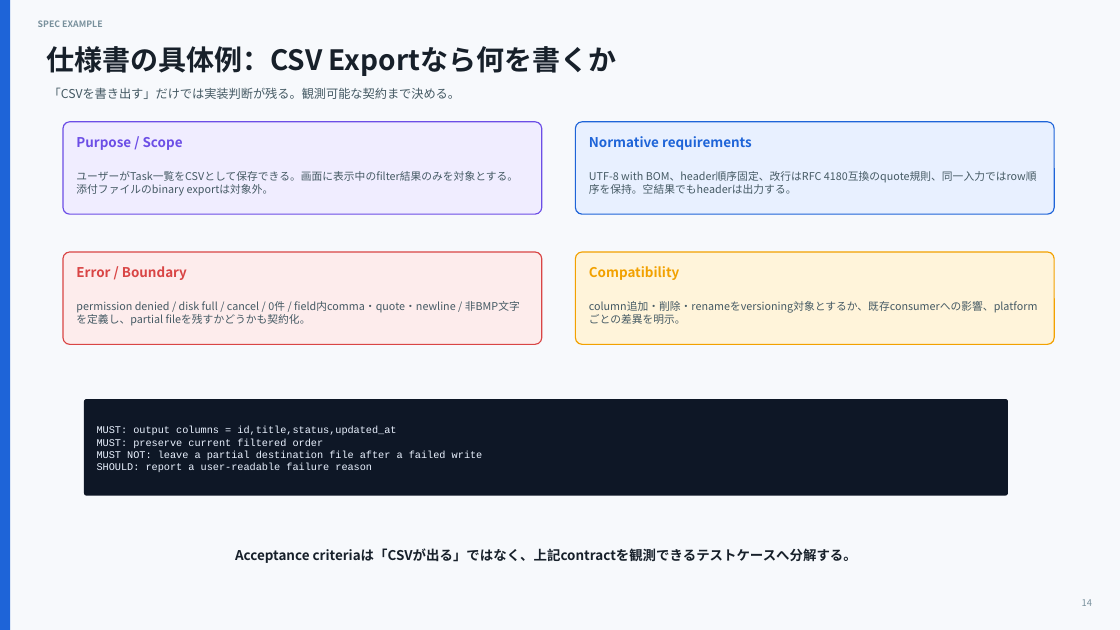
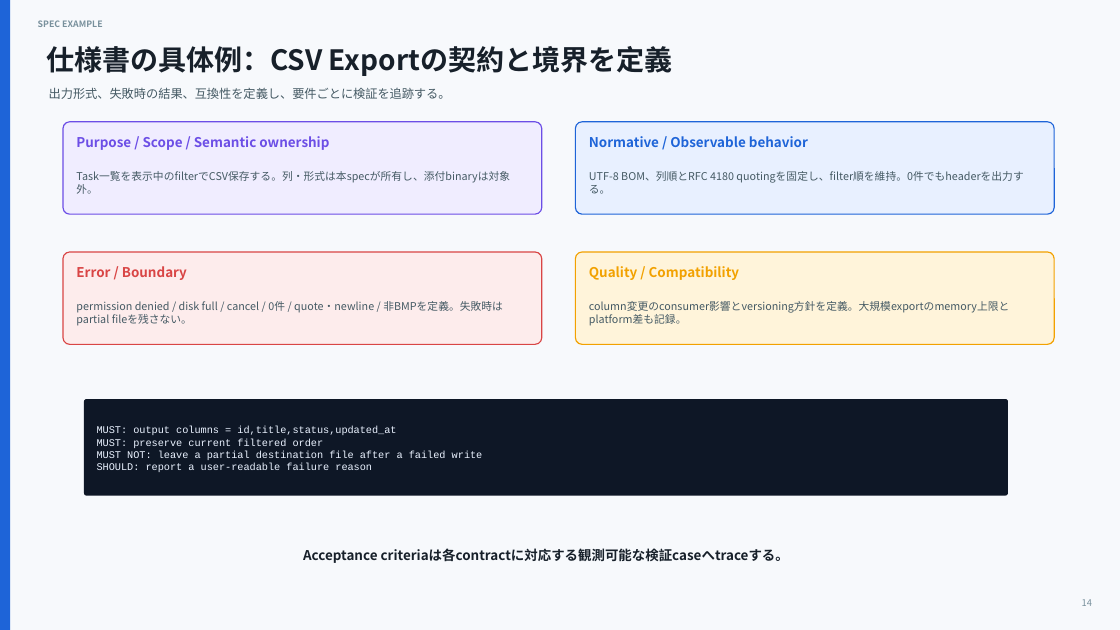
Before and after one commit to puchinya/ai-agent-project-template, a slide deck: slide 14 of docs/presentations/ai-agent-project-template-introduction.pptx. Drawn at 1120x630 pixels with LibreOffice and Linux fonts; fonts in the diff are those of the drawing. Boxes give left, top, right and bottom in pixels: in the first picture for what was removed or moved away, otherwise in the second. Text is boxed around its words. In the diff, an @@ line names an element or a change of style, - is before the commit and + after.

```diff
--- a/docs/presentations/ai-agent-project-template-introduction.pptx
+++ b/docs/presentations/ai-agent-project-template-introduction.pptx
@@ text at [46, 46, 672, 76]: text changed @@
-仕様書の具体例：CSV Exportなら何を書くか
+仕様書の具体例：CSV Exportの契約と境界を定義
@@ text at [49, 87, 451, 99]: text changed @@
-「CSVを書き出す」だけでは実装判断が残る。観測可能な契約まで決める。
+出力形式、失敗時の結果、互換性を定義し、要件ごとに検証を追跡する。
@@ text at [76, 136, 329, 150]: text changed @@
-Purpose / Scope
+Purpose / Scope / Semantic ownership
@@ text at [589, 136, 808, 147]: text changed @@
-Normative requirements
+Normative / Observable behavior
@@ text at [76, 171, 510, 194]: text changed @@
-ユーザーがTask一覧をCSVとして保存できる。画面に表示中のfilter結果のみを対象とする。添付ファイルのbinary exportは対象外。
+Task一覧を表示中のfilterでCSV保存する。列・形式は本specが所有し、添付binaryは対象外。
@@ text at [589, 171, 1023, 194]: text changed @@
-UTF-8 with BOM、header順序固定、改行はRFC 4180互換のquote規則、同一入力ではrow順序を保持。空結果でもheaderは出力する。
+UTF-8 BOM、列順とRFC 4180 quotingを固定し、filter順を維持。0件でもheaderを出力する。
@@ text at [589, 266, 740, 280]: text changed @@
-Compatibility
+Quality / Compatibility
@@ text at [76, 301, 503, 326]: text changed @@
-permission denied / disk full / cancel / 0件 / field内comma・quote・newline / 非BMP文字を定義し、partial fileを残すかどうかも契約化。
+permission denied / disk full / cancel / 0件 / quote・newline / 非BMPを定義。失敗時はpartial fileを残さない。
@@ text at [589, 301, 1010, 326]: text changed @@
-column追加・削除・renameをversioning対象とするか、既存consumerへの影響、platformごとの差異を明示。
+column変更のconsumer影響とversioning方針を定義。大規模exportのmemory上限とplatform差も記録。
@@ text at [303, 548, 789, 563]: text changed @@
-Acceptance criteriaは「CSVが出る」ではなく、上記contractを観測できるテストケースへ分解する。
+Acceptance criteriaは各contractに対応する観測可能な検証caseへtraceする。
```
Also in this commit, not shown: 14 other slides changed, 20 other files.
